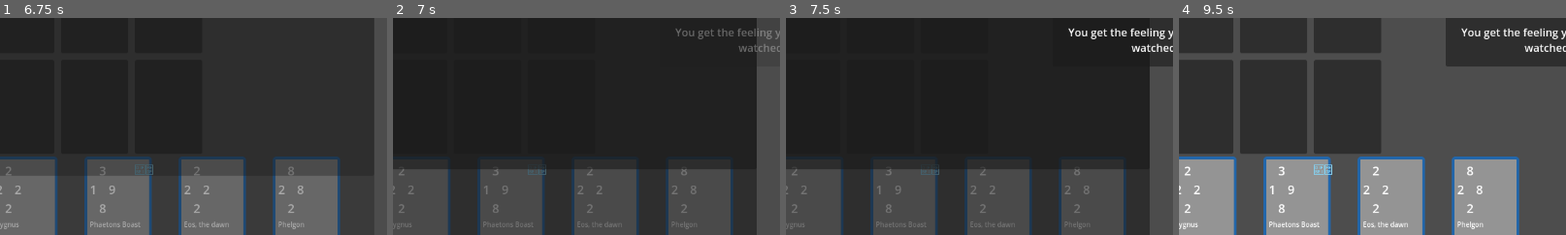
Above: before the commit, frames 1-4 (left to right).
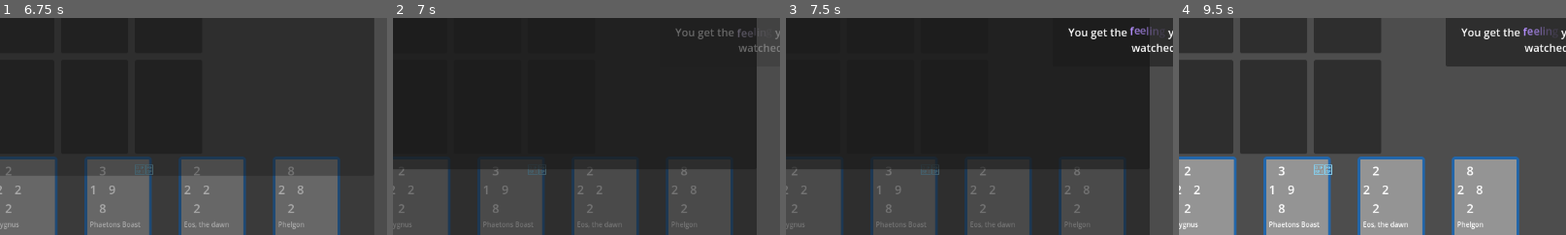
Above: after the commit, the same moments.

Repository: leslieharding/Mnemosyne
Game: Godot game, scene res://Scenes/MainMenu.tscn
The game is run twice, just before and just after one commit, with the same random seed, the same clock (stepped at 60 frames per second) and the same inputs.
Inputs (mouse positions are % of the whole screen's width and height, from its top left):
- Up to frame 1 (6.75 s): click "New Game" at 0.5 s; click "New Game" at 1.25 s; click "Apollo" at 2 s; click "The Sun" at 2.75 s; click "Start Game" at 3.5 s; click "▶" at 4.25 s; click "▼" at 5 s; click "Battle Shadow Acolyte" at 5.75 s; click "📖" at 6.5 s
- Up to frame 2 (7 s): no input
- Up to frame 3 (7.5 s): click "▶" at 7.25 s
- Up to frame 4 (9.5 s): click "X" at 8 s; tap Enter (ui_accept) at 8.75, 9.02 s; move the mouse to (72, 45) at 8.77 s; hold Right (ui_right) from 8.78 s (still down); click (72, 45) at 8.92 s
The pictures show only the part of the screen within x 38-88%, y 45-95%; the shares and areas given below are measured in that part.

Frame 1 is identical in both runs. In frame 2, 0.1% of the frame differs, in the area x 88-98%, y 4-10%; in frame 3, 0.3%; in frame 4, 0.3%.

Commit message:
bb code working now

Diff:
--- a/Scripts/notification_manager.gd
+++ b/Scripts/notification_manager.gd
@@ -20,6 +20,40 @@
 	modulate.a = 0.0
 	visible = true
 
+	# Ensure we have a RichTextLabel for BBCode support
+	setup_rich_text_label()
+
+func setup_rich_text_label():
+	# Check if message_label exists and is the right type
+	if message_label and message_label is RichTextLabel:
+		print("NotificationManager: Found RichTextLabel, enabling BBCode")
+		message_label.bbcode_enabled = true
+		message_label.fit_content = true
+	elif message_label:
+		print("NotificationManager: Converting Label to RichTextLabel")
+		# Replace the existing label with a RichTextLabel
+		var parent = message_label.get_parent()
+		var old_label = message_label
+
+		# Create new RichTextLabel
+		var rich_label = RichTextLabel.new()
+		rich_label.name = "MessageLabel"
+		rich_label.bbcode_enabled = true
+		rich_label.fit_content = true
+		rich_label.text = "Notification message goes here"
+		rich_label.horizontal_alignment = HORIZONTAL_ALIGNMENT_CENTER
+		rich_label.vertical_alignment = VERTICAL_ALIGNMENT_CENTER
+
+		# Replace the old label
+		parent.remove_child(old_label)
+		parent.add_child(rich_label)
+		message_label = rich_label
+		old_label.queue_free()
+
+		print("NotificationManager: Successfully replaced with RichTextLabel")
+	else:
+		print("NotificationManager: Error - no message_label found")
+
 # Show a notification message with BBCode formatting
 func show_notification(message: String):
 	# Don't show if already showing a notification
@@ -31,7 +65,16 @@
 
 	# Apply BBCode formatting to specific messages
 	var formatted_message = format_message_with_bbcode(message)
-	message_label.text = formatted_message
+	print("NotificationManager: Original message: '", message, "'")
+	print("NotificationManager: Formatted message: '", formatted_message, "'")
+
+	# Set the text
+	if message_label is RichTextLabel:
+		message_label.text = formatted_message
+	else:
+		# Fallback for regular Label
+		message_label.text = message  # Use original message without BBCode
+		print("NotificationManager: Using fallback text without BBCode")
 
 	# Kill any existing tween
 	if current_tween:
@@ -54,15 +97,34 @@
 
 # Format messages with BBCode for special effects
 func format_message_with_bbcode(message: String) -> String:
+	print("NotificationManager: Formatting message: ", message)
+
+	# Convert to lowercase for comparison but preserve original case
+	var lower_message = message.to_lower()
+
 	# Handle the "feeling" message with wave and pulse effects
-	if message.to_lower().contains("feeling") and message.to_lower().contains("watching"):
-		# Add wave and pulse effects to the word "feeling"
-		message = message.replace("feeling", "[wave amp=15 freq=3][pulse freq=2 color=#9966FF ease=-2]feeling[/pulse][/wave]")
+	if lower_message.contains("feeling") and lower_message.contains("watched"):
+		print("NotificationManager: Detected 'feeling' and 'watched' in message")
+
+		# Option 2: Pulse effect only (animated pulsing opacity)
+		message = message.replace("feeling", "[pulse freq=2.0 color=#9966FF ease=-2.0]feeling[/pulse]")
+
+		# Option 3: Shake effect (makes text shake)
+		message = message.replace("feeling", "[shake rate=20.0 level=5]feeling[/shake]")
+
+		# Option 6: Fade effect (static fade)
+		message = message.replace("feeling", "[fade start=0 length=7]feeling[/fade]")
+
+		# Let's start with wave effect - it should be the most visible
+		message = message.replace("feeling", "[wave amp=20.0 freq=3.0]feeling[/wave]")
+
+		print("NotificationManager: Applied wave effect: ", message)
 
 	# Handle the "knew" message with bold formatting
-	elif message.to_lower().contains("knew") and message.to_lower().contains("would"):
-		# Make "knew" bold
-		message = message.replace("knew", "[b]knew[/b]")
+	elif lower_message.contains("knew") and lower_message.contains("would"):
+		print("NotificationManager: Detected 'knew' and 'would' in message")
+		message = message.replace("knew", "[b][color=#FF6666]knew[/color][/b]")
+		print("NotificationManager: After bold formatting: ", message)
 
 	return message
 
